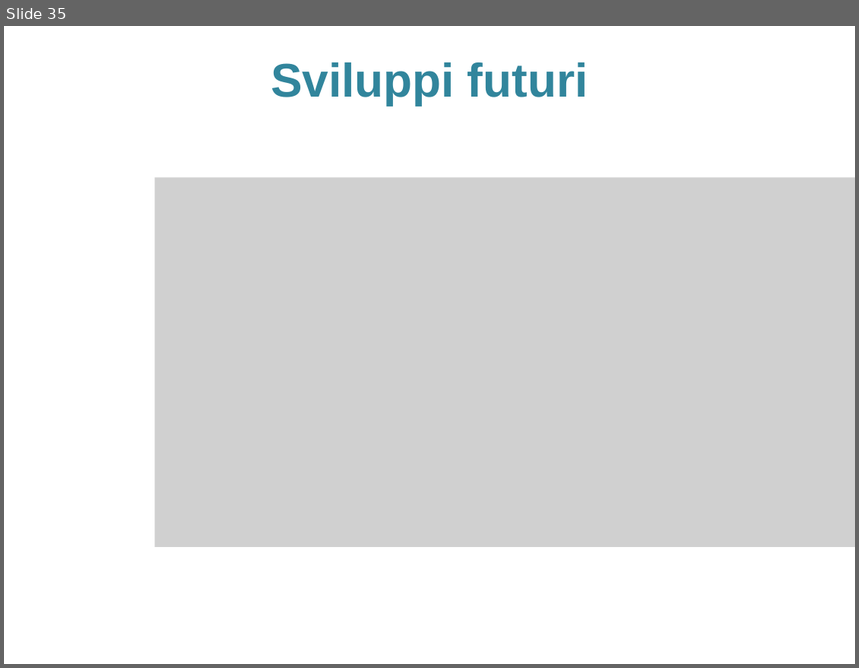
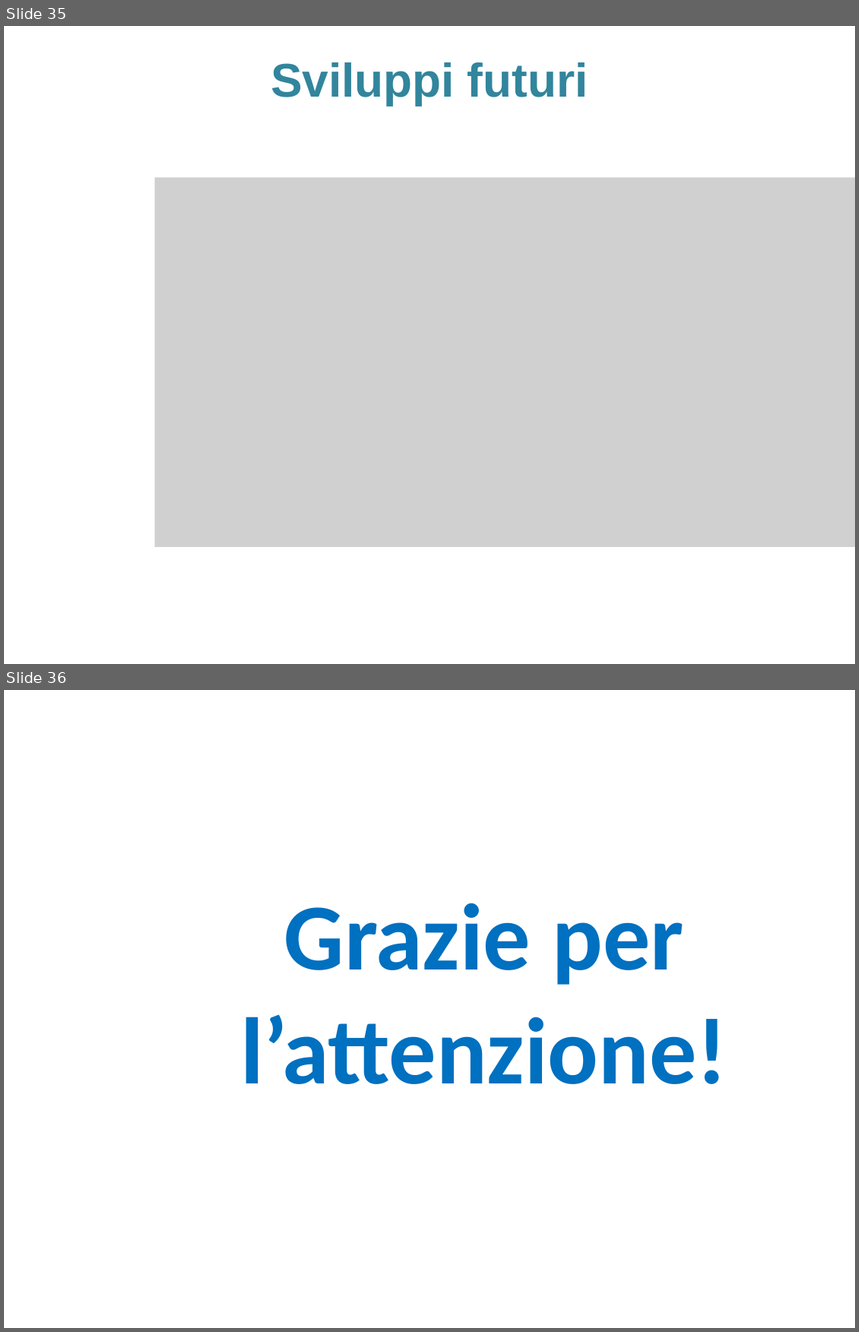
Before and after one commit to sidious1991/TesiLatex, a slide deck: PRESENTAZIONE_TESI/presentazione_agostini_stefano.pptx. Shown one above the other, each under a label of ours: slide 35 before the commit, slides 35 and 36 after it. The pictures are 859x668 and 859x1332 pixels, drawn with LibreOffice and Linux fonts; fonts in the diff are those of the drawing; grey boxes stand for pictures; background and template pictures are left out. Boxes give left, top, right and bottom in pixels: in the first picture for what was removed or moved away, otherwise in the second. Text is boxed around its words. In the diff, an @@ line names an element or a change of style, - is before the commit and + after.

```diff
--- a/PRESENTAZIONE_TESI/presentazione_agostini_stefano.pptx
+++ b/PRESENTAZIONE_TESI/presentazione_agostini_stefano.pptx
@@ slide 36 added at (4, 690, 855, 1328), background picture (left out) @@
@@ text added at (240, 903, 728, 1084), 80 pt, text #0070C0, bold @@
+Grazie per
+l’attenzione!
```
Also in this commit, not shown: 13 slides changed, 1 other file.
